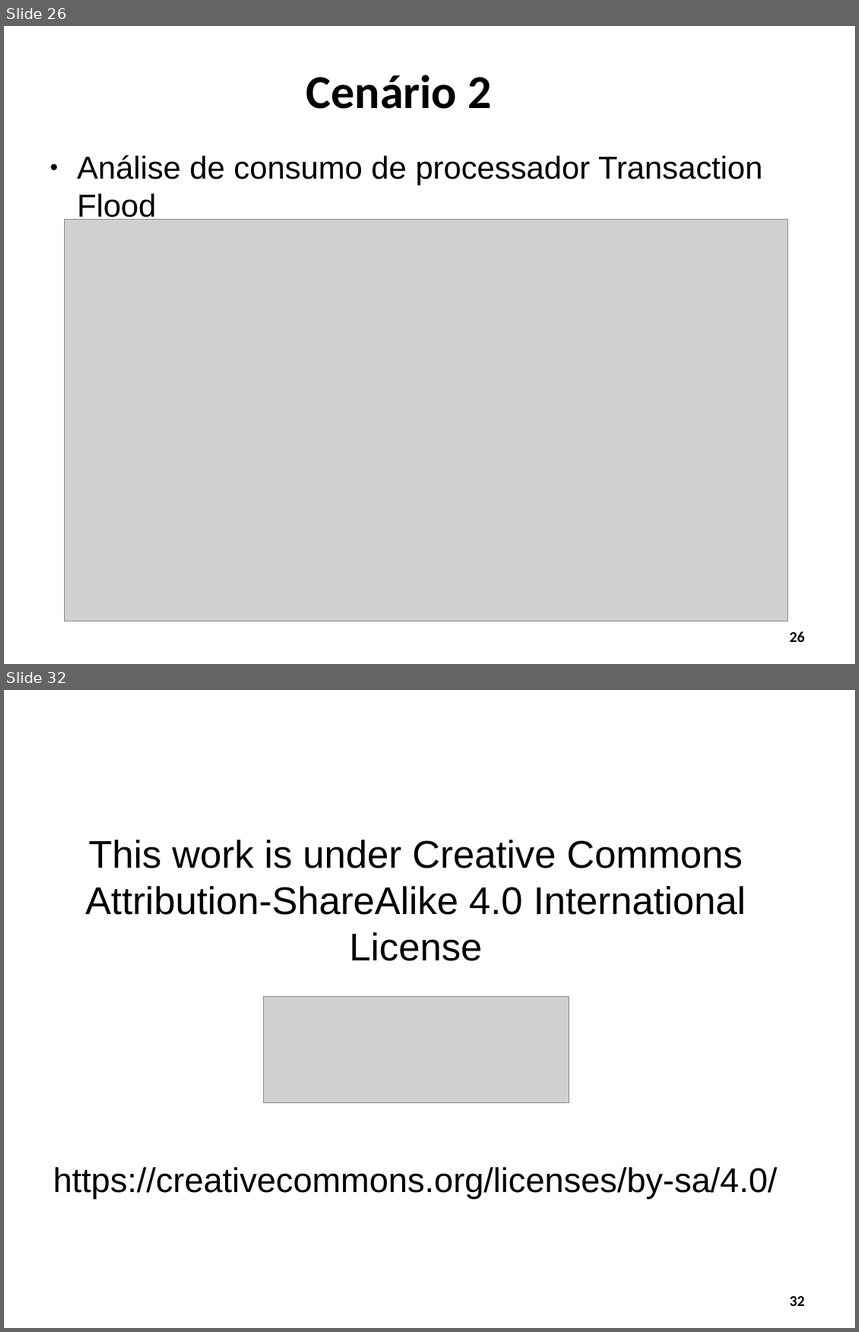
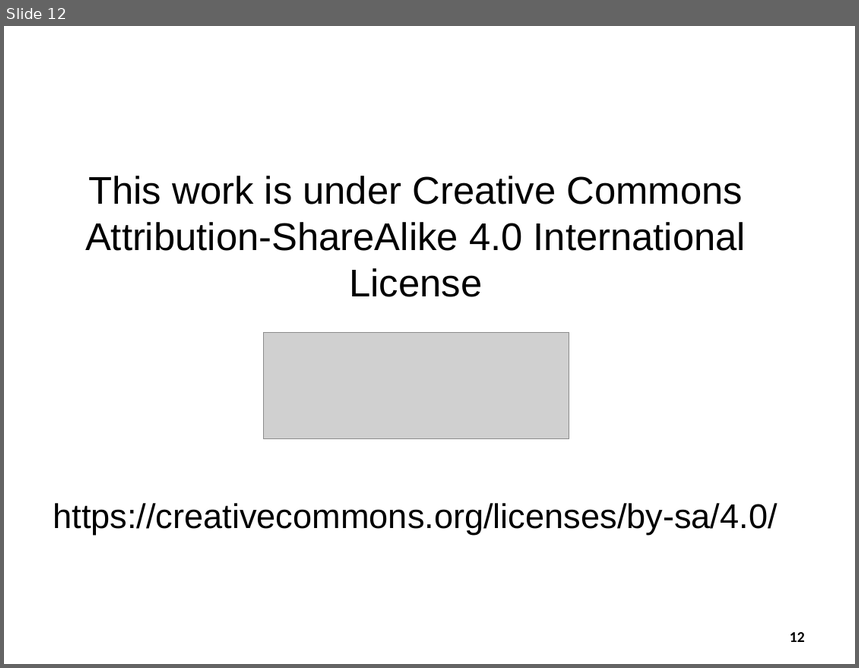
Before and after one commit to WiltonLoch/TCC, a slide deck: apresentacao_TCC_wilton.odp. Shown one above the other, each under a label of ours: slides 26 and 32 before the commit, slide 12 after it; the slides between them are not shown. The pictures are 859x1332 and 859x668 pixels, drawn with LibreOffice and Linux fonts; fonts in the diff are those of the drawing; grey boxes stand for pictures; background and template pictures are left out. Boxes give left, top, right and bottom in pixels: in the first picture for what was removed or moved away, otherwise in the second. Text is boxed around its words. In the diff, an @@ line names an element or a change of style, - is before the commit and + after.

```diff
--- a/apresentacao_TCC_wilton.odp
+++ b/apresentacao_TCC_wilton.odp
@@ slide 26 removed at (4, 26, 855, 664), background #FFFFFF @@
@@ title removed at (306, 75, 491, 109) @@
-Cenário 2
@@ text removed at (77, 155, 763, 224) @@
-● Análise de consumo de processador Transaction Flood
@@ picture removed at (64, 220, 788, 623) @@
@@ page number removed at (790, 632, 805, 642) @@
-26
@@ what was slide 32 is now slide 12 @@
@@ page number at (790, 632, 805, 642): text changed @@
-32
+12
```
Also in this commit, not shown: 7 slides changed, 2 slides added, 21 other slides removed, 1 other file.
